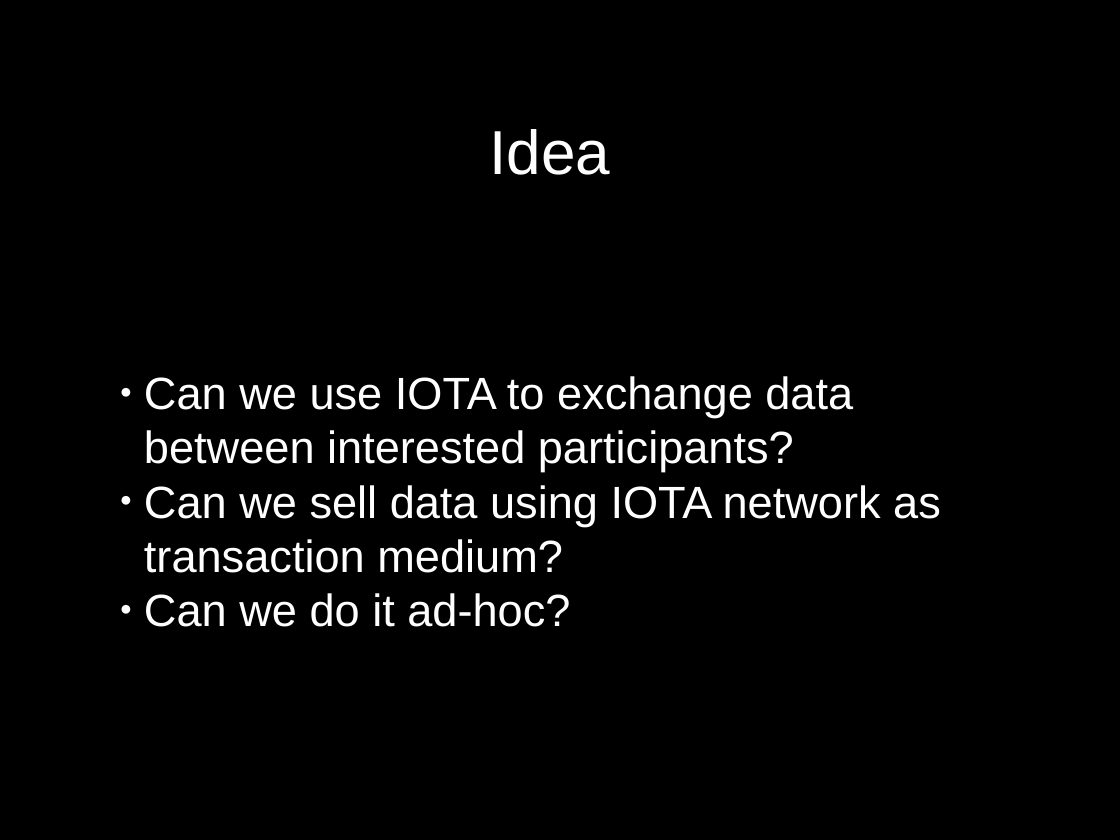
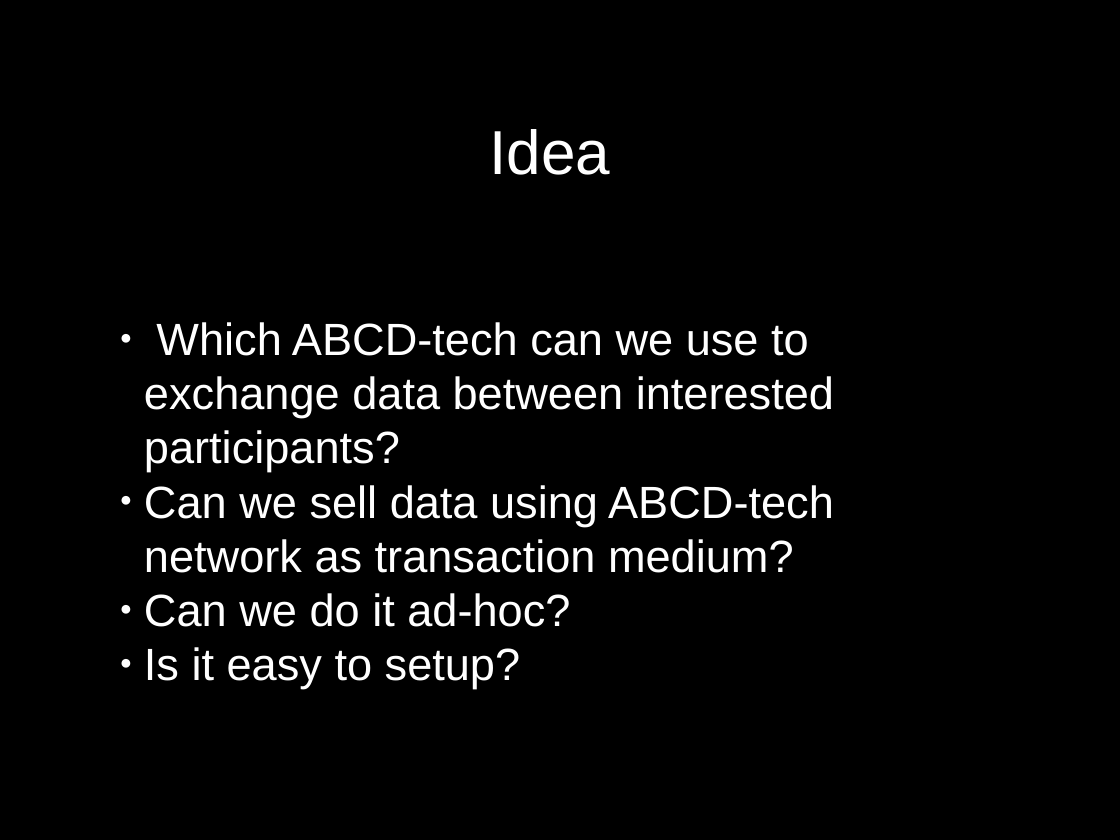
Before and after one commit to bds-iota-hackathon/iota-sensors, a slide deck: slide 2 of slides.odp (slide 3 before the commit). Drawn at 1120x840 pixels with LibreOffice and Linux fonts; fonts in the diff are those of the drawing. Boxes give left, top, right and bottom in pixels: in the first picture for what was removed or moved away, otherwise in the second. Text is boxed around its words. In the diff, an @@ line names an element or a change of style, - is before the commit and + after.

```diff
--- a/slides.odp
+++ b/slides.odp
@@ subtitle at (x1=144, y1=322, x2=834, y2=573): text changed @@
-● Can we use IOTA to exchange data between interested participants?
-● Can we sell data using IOTA network as transaction medium?
+● Which ABCD-tech can we use to exchange data between interested participants?
+● Can we sell data using ABCD-tech network as transaction medium?
@@ subtitle at (x1=144, y1=647, x2=521, y2=689): paragraph added @@
+● Is it easy to setup?
```
Also in this commit, not shown: 2 other slides changed, 2 other files.
